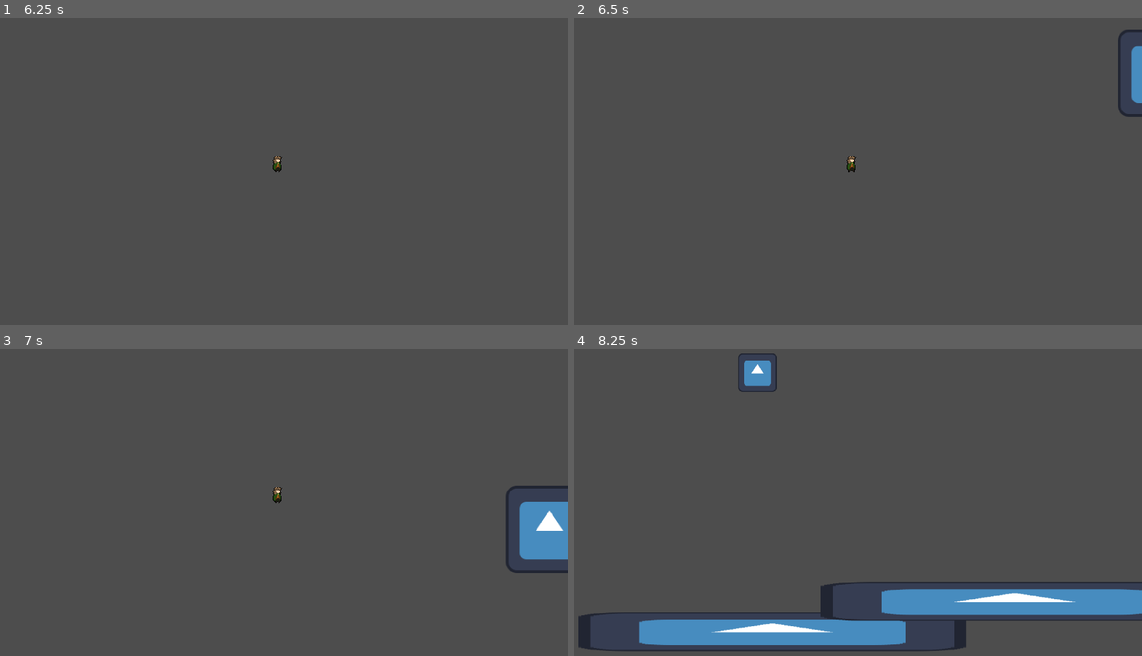
Above: before the commit, frames 1-4 (two rows, left to right).
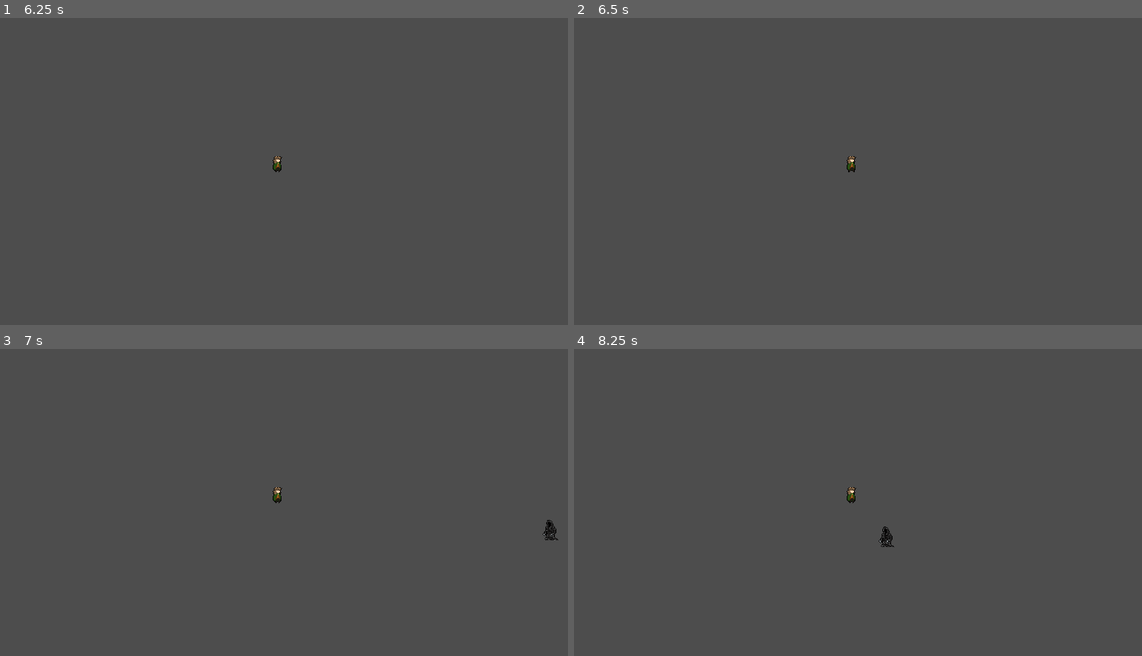
Above: after the commit, the same moments.

Repository: lunarScavenger/companionship-of-the-halo-2d
Game: Godot game, scene res://world/flight-to-the-ford.tscn
Same seed, same stepped clock (60 frames per second), same inputs: the game is played once before the commit and once after it. The engine's default icon, where the game draws it, is replaced by a stand-in: a white triangle on a blue panel in a dark square.
Inputs:
- Up to frame 1 (6.25 s): tap Enter at 0.5, 2, 3.5 s; hold D (right) 0.53-1.28 s; tap Ctrl (attack) every 0.75 s from 0.6 to 5.85 s; tap Space at 1.25, 2.75, 4.25 s; hold S (down) 1.28-2.03 s; hold D (right) 2.03-2.78 s; hold W (up) 2.78-3.53 s; hold A (left) 3.53-5.03 s; hold S (down) 5.03-5.78 s; hold D (right) from 5.78 s (still down)
- Up to frame 2 (6.5 s): keep holding D (right)
- Up to frame 3 (7 s): release D (right) at 6.53 s; hold W (up) from 6.53 s (still down); tap Ctrl (attack) at 6.6 s
- Up to frame 4 (8.25 s): release W (up) at 7.28 s; hold D (right) 7.28-8.03 s; tap Ctrl (attack) at 7.35, 8.1 s; hold S (down) from 8.03 s (still down)

Frame 1 is identical in both runs. In frame 2, 0.6% of the frame differs, in the area x 95-100%, y 3-33%; in frame 3, 2.0%; in frame 4, 10%, in the area x 0-100%, y 1-99%.

Commit message:
Added Ringwraith texture, attacks Added actual sprite for Ringwraith, with animations Ringwraith attack animation plays at larger area than actual damage dealt

Diff:
--- a/characters/player/player.gd
+++ b/characters/player/player.gd
@@ -8,6 +8,9 @@
 var direction = "Right" # default to facing right
 var health = 100
 var alive = true
+
+func player():
+	pass # literally just to check off as a player
 
 # get input
 func get_input():
@@ -39,6 +42,7 @@
 
 	# player death
 	if health <= 0:
+		death.emit()
 		alive = false
 		health = 0
 		print("player died")
@@ -47,8 +51,5 @@
 
 func _on_hitbox_body_entered(body):
 	if body.has_method("enemy"):
-		health = 0
-		death.emit()
-
-func player():
-	pass # # literally just to check off as a player
+		health -= 25
+		print("player health: " + str(health))
--- a/characters/ringwraith/ringwraith.gd
+++ b/characters/ringwraith/ringwraith.gd
@@ -2,21 +2,29 @@
 
 @export var player := CharacterBody2D
 
+@onready var _animation_player = $AnimationPlayer
 var speed = 350
 var chasing = true
+
+func enemy():
+	pass # literally just to check off as an enemy
 
 func _physics_process(delta):
 	# follow player
 	if chasing:
 		position += (player.position - position) / speed
 
-
-func _on_detection_zone_body_entered(body):
-	pass
-
-func enemy():
-	pass # literally just to check off as an enemy
+		# turn toward player
+		if (player.position > position):
+			get_node("Sprite2D").flip_h = true
+		else:
+			get_node("Sprite2D").flip_h = false
 
 
 func _on_player_death():
 	chasing = false # stop chasing when the player dies
+
+
+func _on_hit_zone_body_entered(body):
+	if body.has_method("player"):
+		_animation_player.play("attack")
--- a/characters/ringwraith/ringwraith.tscn
+++ b/characters/ringwraith/ringwraith.tscn
@@ -1,29 +1,81 @@
-[gd_scene load_steps=5 format=3 uid="uid://ce0nrcuktniu7"]
+[gd_scene load_steps=9 format=3 uid="uid://ce0nrcuktniu7"]
 
 [ext_resource type="Script" path="res://characters/ringwraith/ringwraith.gd" id="1_ck10a"]
-[ext_resource type="Texture2D" uid="uid://ec00vwypyqf5" path="res://icon.svg" id="1_rpoxt"]
+[ext_resource type="Texture2D" uid="uid://tgniob5e310i" path="res://assets/characters/ringwraith/Ringwraith-Sprite-Sheet.png" id="2_bbm83"]
+
+[sub_resource type="RectangleShape2D" id="RectangleShape2D_03bun"]
+size = Vector2(23, 25)
+
+[sub_resource type="Animation" id="Animation_7iden"]
+resource_name = "attack"
+length = 0.5
+tracks/0/type = "value"
+tracks/0/imported = false
+tracks/0/enabled = true
+tracks/0/path = NodePath("Sprite2D:frame")
+tracks/0/interp = 1
+tracks/0/loop_wrap = true
+tracks/0/keys = {
+"times": PackedFloat32Array(0, 0.1, 0.2, 0.3, 0.4),
+"transitions": PackedFloat32Array(1, 1, 1, 1, 1),
+"update": 1,
+"values": [0, 3, 5, 3, 0]
+}
+
+[sub_resource type="Animation" id="Animation_boor8"]
+length = 0.001
+tracks/0/type = "value"
+tracks/0/imported = false
+tracks/0/enabled = true
+tracks/0/path = NodePath("Sprite2D:frame")
+tracks/0/interp = 1
+tracks/0/loop_wrap = true
+tracks/0/keys = {
+"times": PackedFloat32Array(0),
+"transitions": PackedFloat32Array(1),
+"update": 1,
+"values": [0]
+}
+
+[sub_resource type="AnimationLibrary" id="AnimationLibrary_xpy3t"]
+_data = {
+"RESET": SubResource("Animation_boor8"),
+"attack": SubResource("Animation_7iden")
+}
 
 [sub_resource type="CircleShape2D" id="CircleShape2D_m1rgd"]
-radius = 184.068
+radius = 20.025
 
-[sub_resource type="RectangleShape2D" id="RectangleShape2D_03bun"]
-size = Vector2(127, 127)
+[sub_resource type="CircleShape2D" id="CircleShape2D_61mwl"]
+radius = 29.1548
 
 [node name="Ringwraith" type="CharacterBody2D"]
 script = ExtResource("1_ck10a")
 
+[node name="CollisionShape2D" type="CollisionShape2D" parent="."]
+position = Vector2(1.5, 3.5)
+shape = SubResource("RectangleShape2D_03bun")
+
 [node name="Sprite2D" type="Sprite2D" parent="."]
-texture = ExtResource("1_rpoxt")
+texture = ExtResource("2_bbm83")
+hframes = 3
+vframes = 2
 
-[node name="DetectionZone" type="Area2D" parent="."]
+[node name="AnimationPlayer" type="AnimationPlayer" parent="."]
+libraries = {
+"": SubResource("AnimationLibrary_xpy3t")
+}
+
+[node name="KillZone" type="Area2D" parent="."]
 collision_layer = 4
 collision_mask = 2
 
-[node name="CollisionShape2D" type="CollisionShape2D" parent="DetectionZone"]
+[node name="KillZone" type="CollisionShape2D" parent="KillZone"]
 shape = SubResource("CircleShape2D_m1rgd")
 
-[node name="CollisionShape2D" type="CollisionShape2D" parent="."]
-position = Vector2(0.5, -0.5)
-shape = SubResource("RectangleShape2D_03bun")
+[node name="HitZone" type="Area2D" parent="."]
 
-[connection signal="body_entered" from="DetectionZone" to="." method="_on_detection_zone_body_entered"]
+[node name="HitZone" type="CollisionShape2D" parent="HitZone"]
+shape = SubResource("CircleShape2D_61mwl")
+
+[connection signal="body_entered" from="HitZone" to="." method="_on_hit_zone_body_entered"]
Binary file added: assets/characters/ringwraith/Ringwraith-Sprite-Sheet.png
Not shown, added: assets/characters/ringwraith/Ringwraith-Sprite-Sheet.png.import
